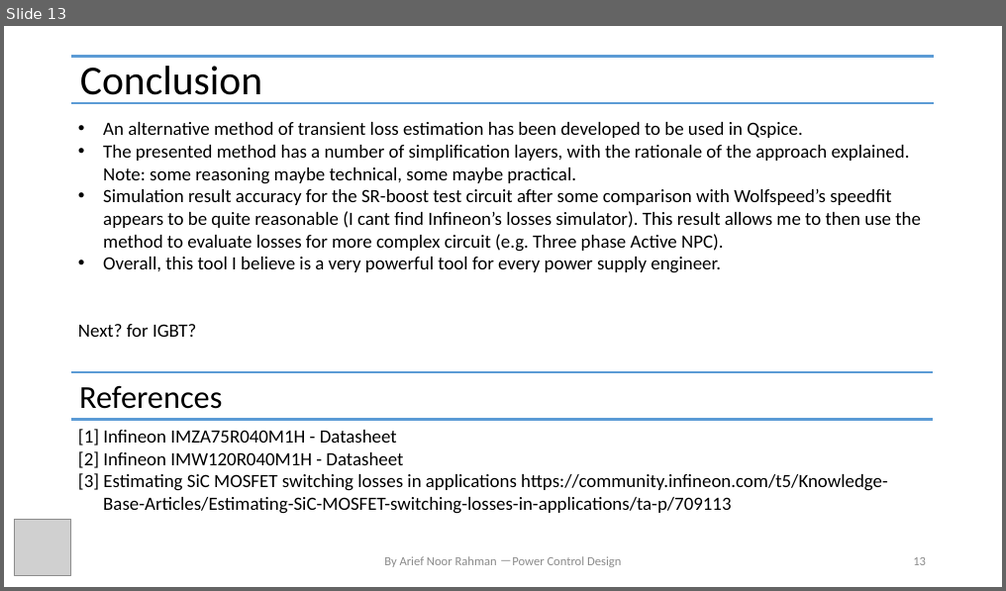
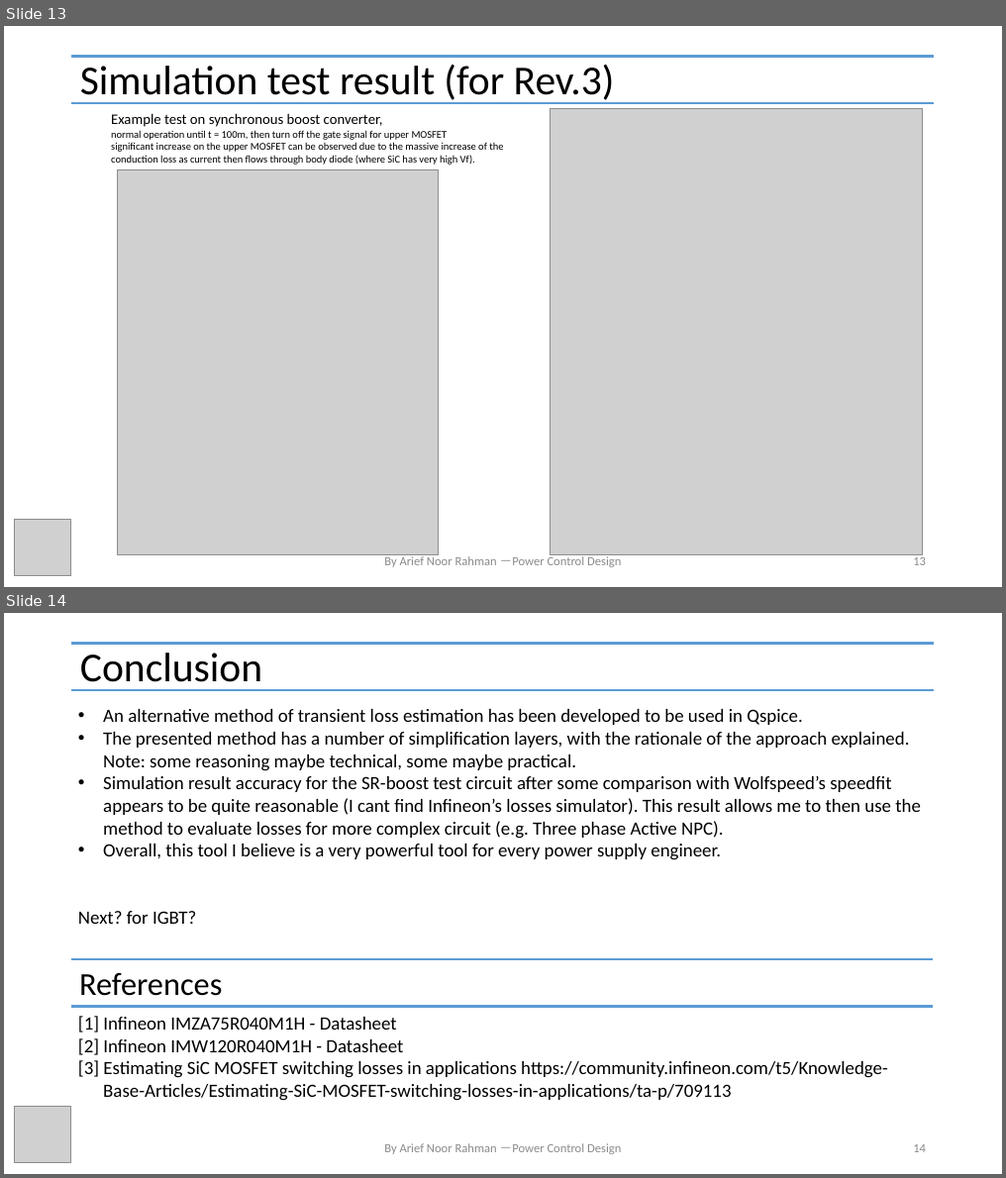
Before and after one commit to physicboy/QSPICE, a slide deck: Ideal PWL Transient Losses Analysis/PWL Losses Analysis.pptx. Shown one above the other, each under a label of ours: slide 13 before the commit, slides 13 and 14 after it. The pictures are 1006x591 and 1006x1178 pixels, drawn with LibreOffice and Linux fonts; fonts in the diff are those of the drawing; grey boxes stand for pictures. Boxes give left, top, right and bottom in pixels: in the first picture for what was removed or moved away, otherwise in the second. Text is boxed around its words. In the diff, an @@ line names an element or a change of style, - is before the commit and + after.

```diff
--- a/Ideal PWL Transient Losses Analysis/PWL Losses Analysis.pptx
+++ b/Ideal PWL Transient Losses Analysis/PWL Losses Analysis.pptx
@@ slide 13 added at (4, 26, 1002, 587), background #FFFFFF @@
@@ line added from (71, 56) to (934, 56), #5B9BD5 2.25 pt @@
@@ title added at (80, 64, 615, 104), 39.6 pt, text #000000 @@
+Simulation test result (for Rev.3)
@@ line added from (71, 103) to (934, 103), #5B9BD5 2.25 pt @@
@@ text added at (111, 113, 503, 165), 10 pt, text #000000 @@
+Example test on synchronous boost converter,
+normal operation until t = 100m, then turn off the gate signal for upper MOSFET
+significant increase on the upper MOSFET can be observed due to the massive increase of the conduction loss as current then flows through body diode (where SiC has very high Vf).
@@ picture added at (549, 108, 922, 555) @@
@@ picture added at (117, 170, 439, 556) @@
@@ picture added at (14, 519, 70, 576) @@
@@ text added at (384, 557, 621, 568), 12 pt, text #8C8C8C @@
+By Arief Noor Rahman －Power Control Design
@@ page number added at (913, 558, 926, 566), 12 pt, text #8C8C8C @@
+13
@@ what was slide 13 is now slide 14 @@
@@ page number at (913, 1145, 926, 1153): text changed @@
-13
+14
```
Also in this commit, not shown: 3 slides changed, 10 other files.
